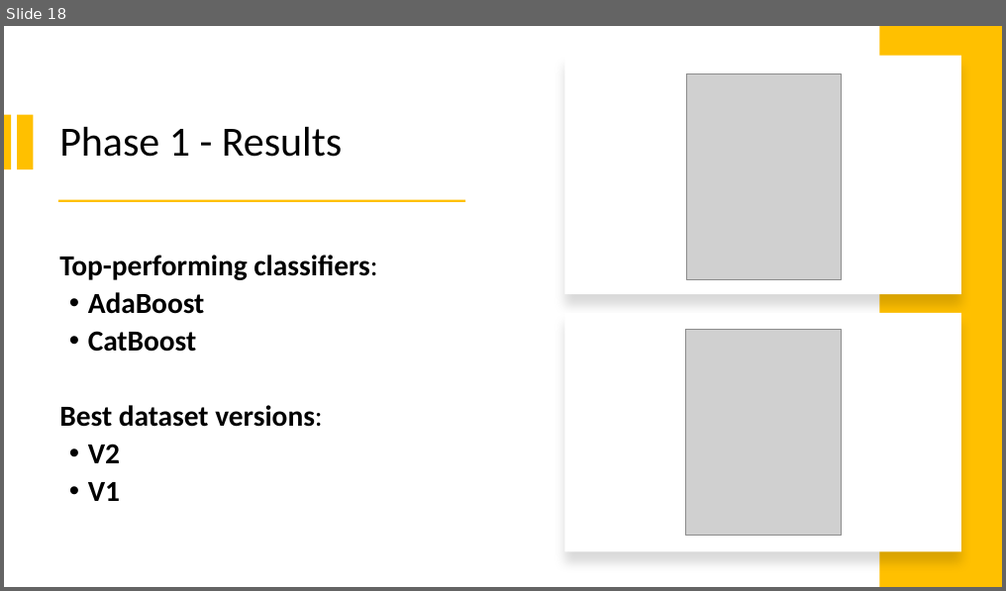
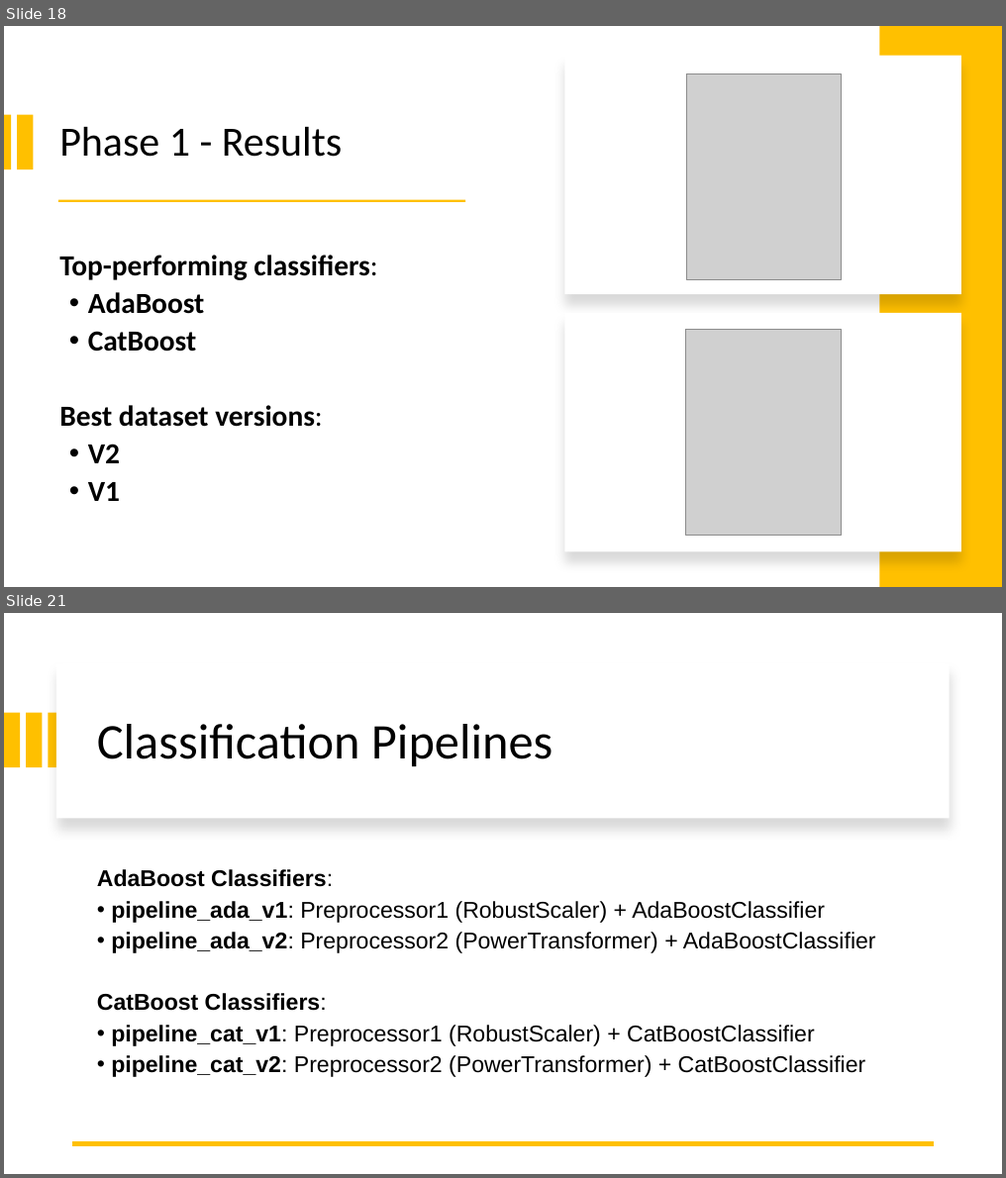
Before and after one commit to ileontios03/EPL448_Project, a slide deck: presentation.pptx. Shown one above the other, each under a label of ours: slide 18 before the commit, slides 18 and 21 after it; the slides between them are not shown. The pictures are 1006x591 and 1006x1178 pixels, drawn with LibreOffice and Linux fonts; fonts in the diff are those of the drawing; grey boxes stand for pictures. Boxes give left, top, right and bottom in pixels: in the first picture for what was removed or moved away, otherwise in the second. Text is boxed around its words. In the diff, an @@ line names an element or a change of style, - is before the commit and + after.

```diff
--- a/presentation.pptx
+++ b/presentation.pptx
@@ slide 21 added at box(4, 613, 1002, 1174), background #FFFFFF @@
@@ rectangle added at box(56, 663, 949, 818), fill #FFFFFF @@
@@ rectangle added at box(4, 713, 20, 768), fill #FFC000 @@
@@ rectangle added at box(26, 713, 42, 768), fill #FFC000 @@
@@ rectangle added at box(49, 713, 63, 768), fill #FFC000 @@
@@ title added at box(97, 724, 552, 766), 48 pt, text #000000 @@
+Classification Pipelines
@@ text added at box(97, 869, 876, 1077), 22 pt, text #000000 @@
+AdaBoost Classifiers:
+• pipeline_ada_v1: Preprocessor1 (RobustScaler) + AdaBoostClassifier
+• pipeline_ada_v2: Preprocessor2 (PowerTransformer) + AdaBoostClassifier
+CatBoost Classifiers:
+• pipeline_cat_v1: Preprocessor1 (RobustScaler) + CatBoostClassifier
+• pipeline_cat_v2: Preprocessor2 (PowerTransformer) + CatBoostClassifier
@@ line added from (934, 1144) to (73, 1144), #FFC000 4.5 pt @@
```
Also in this commit, not shown: 4 other slides added.
